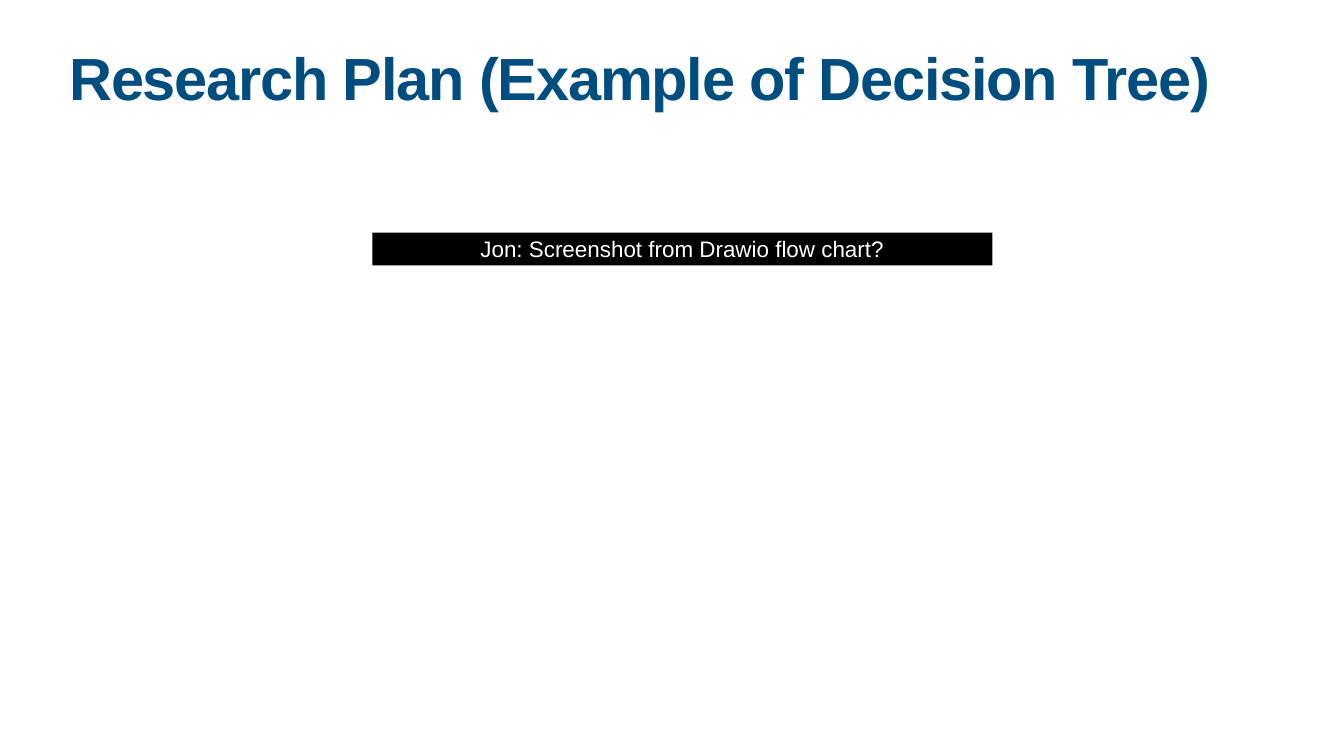
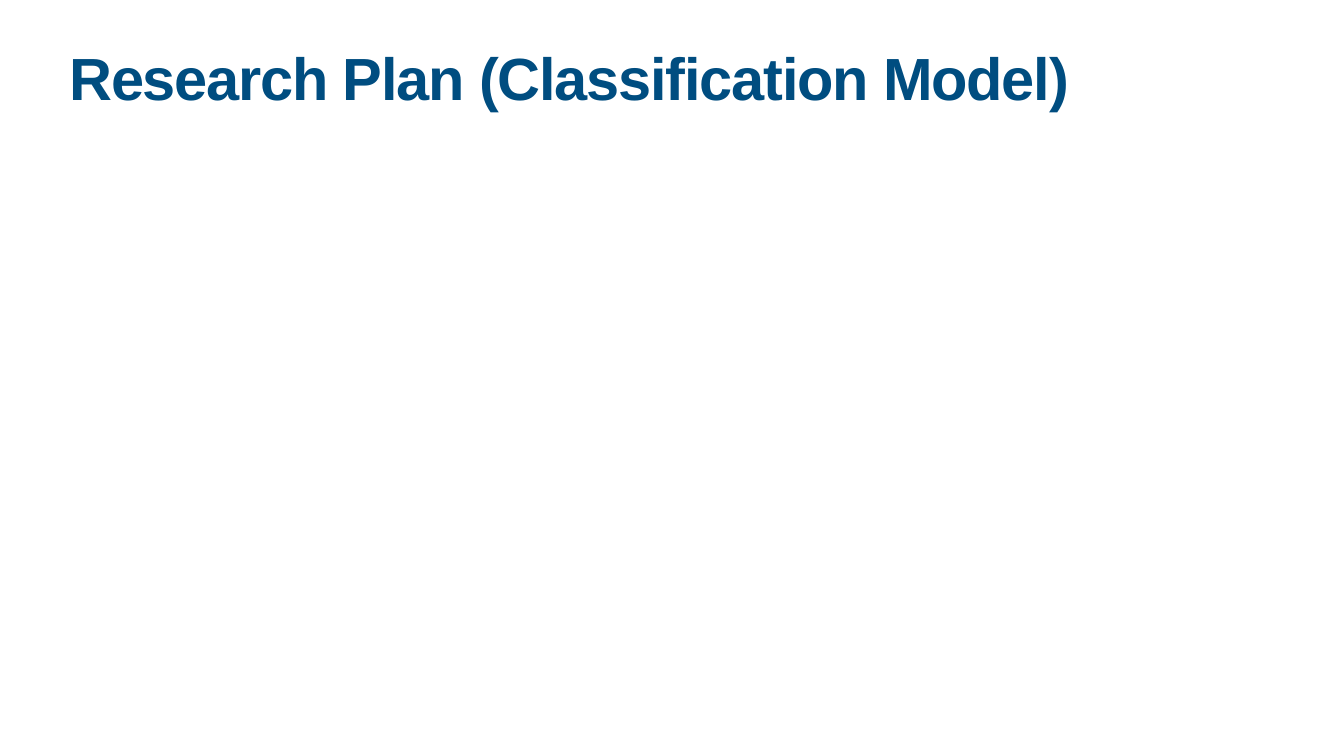
Before and after one commit to jonglr/GEO880-Project, a slide deck: slide 5 of Presentation.pptx. Drawn at 1344x756 pixels with LibreOffice and Linux fonts; fonts in the diff are those of the drawing. Boxes give left, top, right and bottom in pixels: in the first picture for what was removed or moved away, otherwise in the second. Text is boxed around its words. In the diff, an @@ line names an element or a change of style, - is before the commit and + after.

```diff
--- a/Presentation.pptx
+++ b/Presentation.pptx
@@ title at box(69, 57, 1069, 111): text changed @@
-Research Plan (Example of Decision Tree)
+Research Plan (Classification Model)
@@ rectangle removed at box(372, 232, 992, 265) @@
-Jon: Screenshot from Drawio flow chart?
```
Also in this commit, not shown: 4 other slides changed, 1 slide added.
